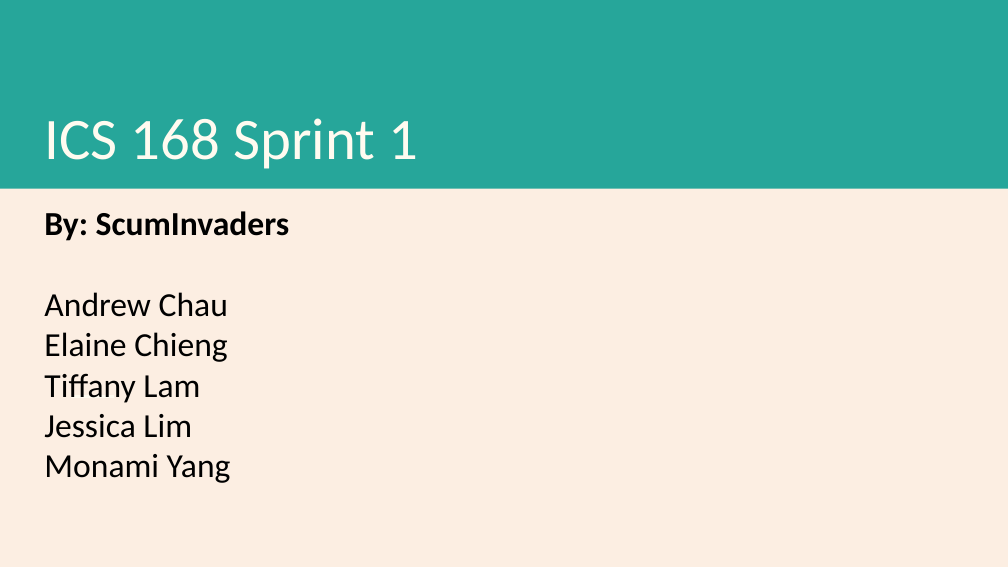
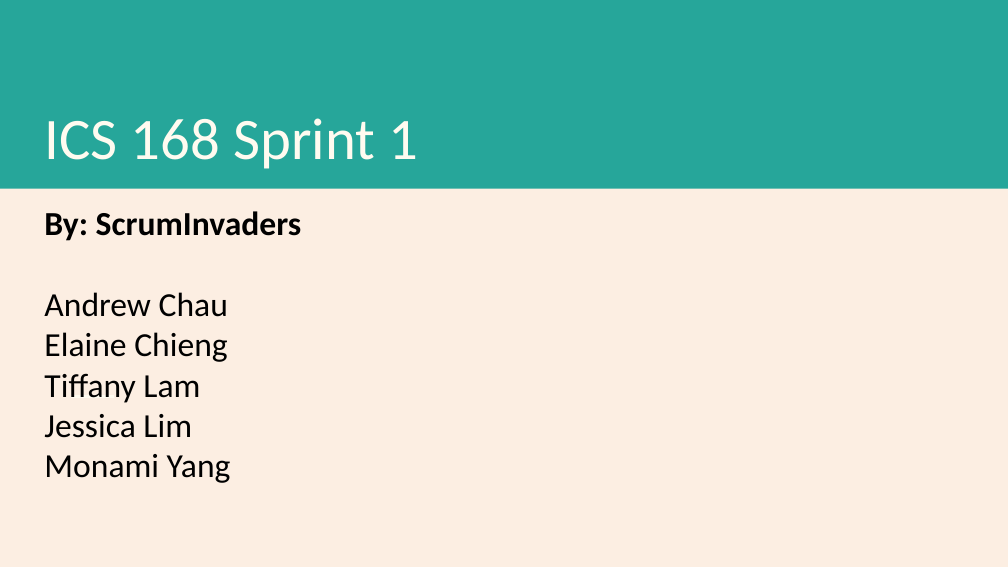
Before and after one commit to aschau/ScumInvaders, a slide deck: slide 1 of Deliverables/Spring 1 Presentation.pptx. Drawn at 1008x567 pixels with LibreOffice and Linux fonts; fonts in the diff are those of the drawing. Boxes give left, top, right and bottom in pixels: in the first picture for what was removed or moved away, otherwise in the second. Text is boxed around its words. In the diff, an @@ line names an element or a change of style, - is before the commit and + after.

```diff
--- a/Deliverables/Spring 1 Presentation.pptx
+++ b/Deliverables/Spring 1 Presentation.pptx
@@ subtitle at [44, 211, 302, 241]: text changed @@
-By: ScumInvaders
+By: ScrumInvaders
```
Also in this commit, not shown: 1 other file.
